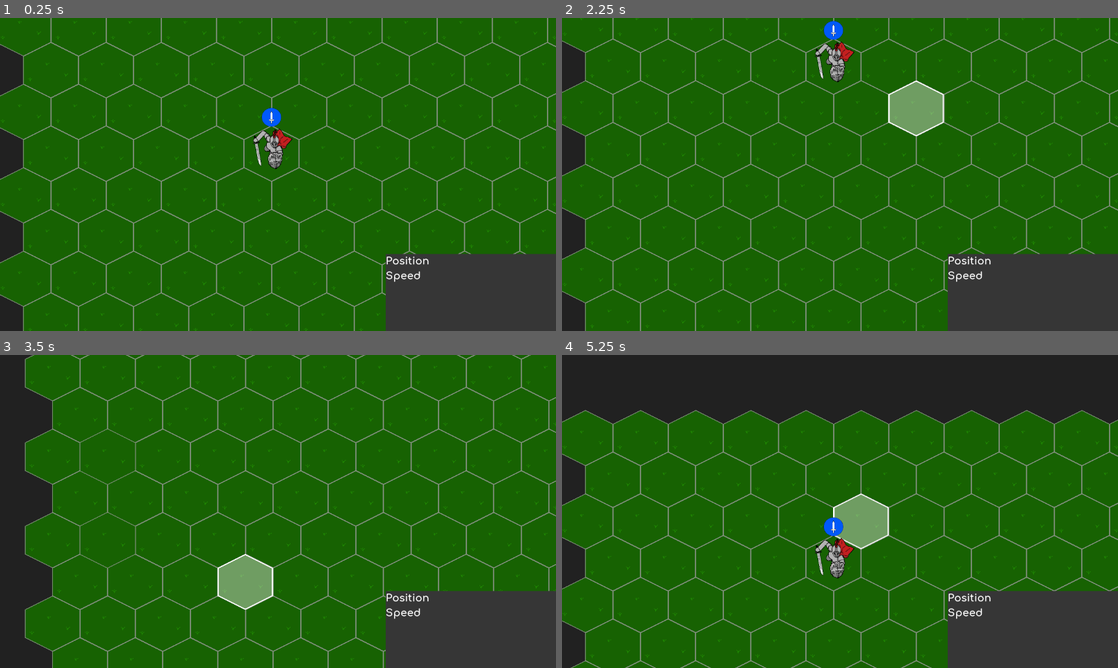
Above: before the commit, frames 1-4 (two rows, left to right).
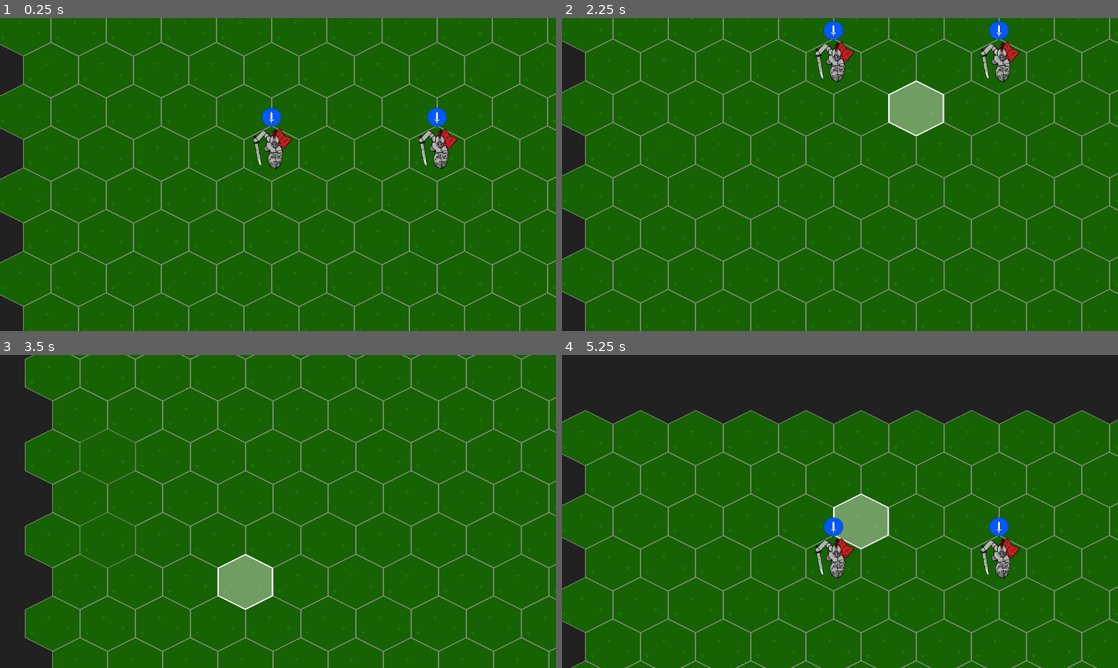
Above: after the commit, the same moments.

Repository: IndecisionGames/Fallen-Realm
Game: Godot game, scene res://Game.tscn
The game is run twice, just before and just after one commit, with the same random seed, the same clock (stepped at 60 frames per second) and the same inputs.
Inputs (mouse positions are in pixels of both pictures, inside the frame that each line leads up to):
- Up to frame 1 (0.25 s): no input
- Up to frame 2 (2.25 s): tap Enter (end_turn) at 0.5, 0.6, 1.55, 2 s; move the mouse to (962, 158) at 0.52 s; click (962, 158) at 0.67 s; tap Space (camera_center) at 1.25, 1.35 s; move the mouse to (728, 190) at 1.27 s; click (728, 190) at 1.42 s; move the mouse to (895, 105) at 2.02 s; hold Down (camera_down) from 2.03 s (still down); click (895, 105) at 2.17 s
- Up to frame 3 (3.5 s): tap Enter (end_turn) at 2.3, 3.05 s; move the mouse to (250, 574) at 2.77 s; release Down (camera_down) at 2.78 s; tap Left (camera_left) at 2.85 s; click (250, 574) at 2.92 s
- Up to frame 4 (5.25 s): tap Space (camera_center) at 3.5, 5 s; move the mouse to (1006, 558) at 3.52 s; hold Middle mouse button (camera_move) 3.53-4.28 s; click (1006, 558) at 3.67 s; tap Enter (end_turn) at 3.8, 4.25, 4.55 s; move the mouse to (673, 464) at 4.27 s; tap Right (camera_right) at 4.35 s; click (673, 464) at 4.42 s; move the mouse to (867, 511) at 5.02 s; hold Up (camera_up) from 5.03 s (still down); click (867, 511) at 5.17 s

The runs differ from the first frame. In frame 1, 8.2% of the frame differs, in the area x 69-100%, y 28-100%; in frame 2, 8.2%; in frame 3, 7.6%; in frame 4, 8.2%, in the area x 69-100%, y 51-100%.

Commit message:
play as both teams, panel shows friendly team

Diff:
--- a/Game.tscn
+++ b/Game.tscn
@@ -7,7 +7,7 @@
 [ext_resource path="res://characters/character.tscn" type="PackedScene" id=5]
 [ext_resource path="res://map/terrain_tileset.tres" type="TileSet" id=6]
 [ext_resource path="res://scripts/character_panel.gd" type="Script" id=7]
-[ext_resource path="res://CharacterController.gd" type="Script" id=8]
+[ext_resource path="res://scripts/CharacterController.gd" type="Script" id=8]
 
 [sub_resource type="DynamicFontData" id=1]
 font_path = "res://assets/font/Comfortaa-Bold.ttf"
@@ -178,10 +178,10 @@
 "_edit_use_anchors_": false
 }
 
-[node name="ColorRect" type="ColorRect" parent="CanvasLayer/CharacterPanel"]
+[node name="Background" type="ColorRect" parent="CanvasLayer/CharacterPanel"]
 margin_right = 392.0
 margin_bottom = 177.0
-color = Color( 0.215686, 0.215686, 0.215686, 1 )
+color = Color( 0.290196, 0.0862745, 0.0862745, 1 )
 
 [node name="Rows" type="VBoxContainer" parent="CanvasLayer/CharacterPanel"]
 margin_right = 392.0
@@ -208,6 +208,10 @@
 
 [node name="Character" parent="CharacterController" instance=ExtResource( 5 )]
 position = Vector2( 630, 340 )
+z_index = 2
+
+[node name="Character_T2" parent="CharacterController" instance=ExtResource( 5 )]
+position = Vector2( 1017.37, 336.842 )
 z_index = 2
 [connection signal="mouse_entered" from="CanvasLayer/UI/MouseBorder/Left" to="Camera2D" method="_on_Left_mouse_entered"]
 [connection signal="mouse_exited" from="CanvasLayer/UI/MouseBorder/Left" to="Camera2D" method="_on_Left_mouse_exited"]
@@ -229,3 +233,5 @@
 [connection signal="on_select" from="CharacterController" to="CanvasLayer/CharacterPanel" method="_on_CharacterController_on_select"]
 [connection signal="on_deselect" from="CharacterController/Character" to="CanvasLayer/CharacterPanel" method="_on_Character_on_deselect"]
 [connection signal="on_select" from="CharacterController/Character" to="CanvasLayer/CharacterPanel" method="_on_Character_on_select"]
+[connection signal="on_deselect" from="CharacterController/Character_T2" to="CanvasLayer/CharacterPanel" method="_on_Character_on_deselect"]
+[connection signal="on_select" from="CharacterController/Character_T2" to="CanvasLayer/CharacterPanel" method="_on_Character_on_select"]
--- a/CharacterController.gd
+++ b/scripts/CharacterController.gd
@@ -1,38 +1,42 @@
 extends Node2D
 
-enum Turn {ally, enemy}
 var green_cell = preload("res://map/CellHighlight.tscn")
 onready var grid = get_node("/root/Game/Map/Grid")
 onready var character_panel = get_node("/root/Game/CanvasLayer/CharacterPanel")
+
 onready var test_character = get_node("Character") # temp
+onready var test_character2 = get_node("Character_T2") # temp
 
-var allies = []
-var enemies = []
+var blue_team_units = []
+var red_team_units = []
 var highlighted_cells = []
 var selected
-var selected_is_ally
+var selected_is_current_team
 var turn
 
 signal on_select
 signal on_deselect
 
+enum Turn {blue, red}
+
 func _ready():
 	selected = null
-	selected_is_ally = null
-	turn = Turn.ally
-	# TODO - populate allies and enemies - create 2 children nodes (allies and enemies) and put characters under them
+	selected_is_current_team = null
+	turn = Turn.blue
+	# TODO - populate blue_team_units and red_team_units - create 2 children nodes (blue_team_units and red_team_units) and put characters under them
 	# for now adding a test character
-	allies.append(test_character)
+	blue_team_units.append(test_character)
+	red_team_units.append(test_character2)
 
 func _process(_delta):
-	if selected != null and selected_is_ally == true and turn == Turn.ally and selected.moving == false and highlighted_cells.empty():
+	if selected != null and selected_is_current_team == true and selected.moving == false and highlighted_cells.empty():
 		highlight_reachable_cells()
 
 	# TODO: this should be triggered by some master game controller which emits an event that the turn is over
 	# in this trigggered function it could get the turn state by calling some function in the master game controller
 	if Input.is_action_just_pressed("end_turn"):
 		change_turn()
-	# TAB - cycle between all allies
+	# TAB - cycle between all blue_team_units
 
 
 func _input(event):
@@ -42,29 +46,31 @@
 			if event.button_index == BUTTON_LEFT:
 				if selected != null and selected.current_position == cell:
 					return
-				var ally = get_ally_in_cell(cell)
-				var enemy = get_enemy_in_cell(cell)
-				if ally != null or enemy != null:
+				var blue_unit = get_blue_unit_in_cell(cell)
+				var red_unit = get_red_unit_in_cell(cell)
+				if blue_unit != null or red_unit != null:
 					if selected != null and selected.current_position != cell:
 						clear_selected()
-					if ally != null:
-						ally.select()
-						selected = ally
-						selected_is_ally = true
-						if turn == Turn.ally:
+					if blue_unit != null:
+						blue_unit.select()
+						selected = blue_unit
+						if turn == Turn.blue:
+							selected_is_current_team = true
 							highlight_reachable_cells()
-					else:
-						selected = enemy
-						selected_is_ally = false
+					elif red_unit != null:
+						red_unit.select()
+						selected = red_unit
+						if turn == Turn.red:
+							selected_is_current_team = true
+							highlight_reachable_cells()
 					update_character_panel()
 
 				elif selected != null:
 					clear_selected()
 
 			if event.button_index == BUTTON_RIGHT:
-				if turn == Turn.ally:
-					if selected != null and selected_is_ally == true and selected.current_position != cell:
-						execute_action(cell)
+				if selected != null and selected_is_current_team == true and selected.current_position != cell:
+					execute_action(cell)
 
 func execute_action(target_position):
 	if valid_movement_target(target_position):
@@ -72,27 +78,27 @@
 		selected.move_to(target_position)
 	# todo - some other possible action, some sort of feedback if no action is available
 
-func get_ally_in_cell(cell):
-	for ally in allies:
-		if ally.current_position == cell:
-			return ally
+func get_blue_unit_in_cell(cell):
+	for blue_team in blue_team_units:
+		if blue_team.current_position == cell:
+			return blue_team
 	return null
 
-func get_enemy_in_cell(cell):
-	for enemy in enemies:
-		if enemy.current_position == cell:
-			return enemy
+func get_red_unit_in_cell(cell):
+	for red_team in red_team_units:
+		if red_team.current_position == cell:
+			return red_team
 	return null
 
 func change_turn():
-	if turn == Turn.ally:
-		turn = Turn.enemy
-		for enemy in enemies:
-			enemy.next_turn()
+	if turn == Turn.blue:
+		turn = Turn.red
+		for red_team in red_team_units:
+			red_team.next_turn()
 	else:
-		turn = Turn.ally
-		for ally in allies:
-			ally.next_turn()
+		turn = Turn.blue
+		for blue_team in blue_team_units:
+			blue_team.next_turn()
 	print(turn)
 
 func highlight_reachable_cells():
@@ -124,9 +130,10 @@
 	selected.deselect()
 	clear_highlighted_cells()
 	selected = null
+	selected_is_current_team = false
 	emit_signal("on_deselect")
 
 
 func update_character_panel():
-	character_panel.update_panel(selected.current_position, selected.move_speed)
+	character_panel.update_panel(selected.current_position, selected.move_range, selected_is_current_team)
 	emit_signal("on_select")
--- a/scripts/character_panel.gd
+++ b/scripts/character_panel.gd
@@ -2,14 +2,20 @@
 
 onready var position_text = get_node("Rows/Position")
 onready var speed_text = get_node("Rows/Speed")
+onready var background = get_node("Background")
 
 # Called when the node enters the scene tree for the first time.
 func _ready():
-	visible = true
+	visible = false
 
-func update_panel(pos, speed):
+func update_panel(pos, speed, is_ally):
 	position_text.text = String(pos.x) + ", " + String(pos.y)
 	speed_text.text = "Speed: " + String(speed)
+
+	if is_ally:
+		background.color = Color("161c4a")
+	else:
+		background.color = Color("4a1616")
 
 func _on_CharacterController_on_deselect():
 	visible = false
--- a/scripts/characters/character_melee.gd
+++ b/scripts/characters/character_melee.gd
@@ -1,7 +1,5 @@
 extends CharacterBase
 
-var selected = false
-var under_mouse = true;
 
 func _ready():
 	self.move_range = 2
